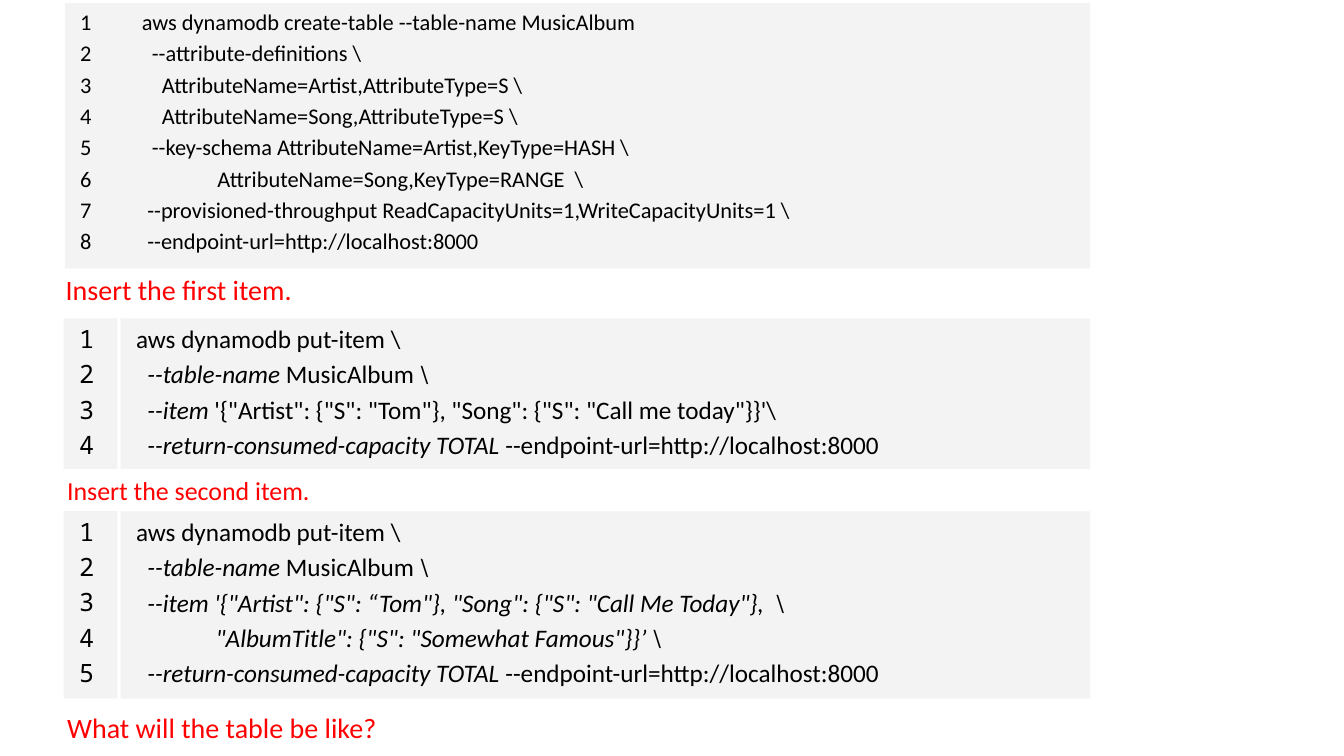
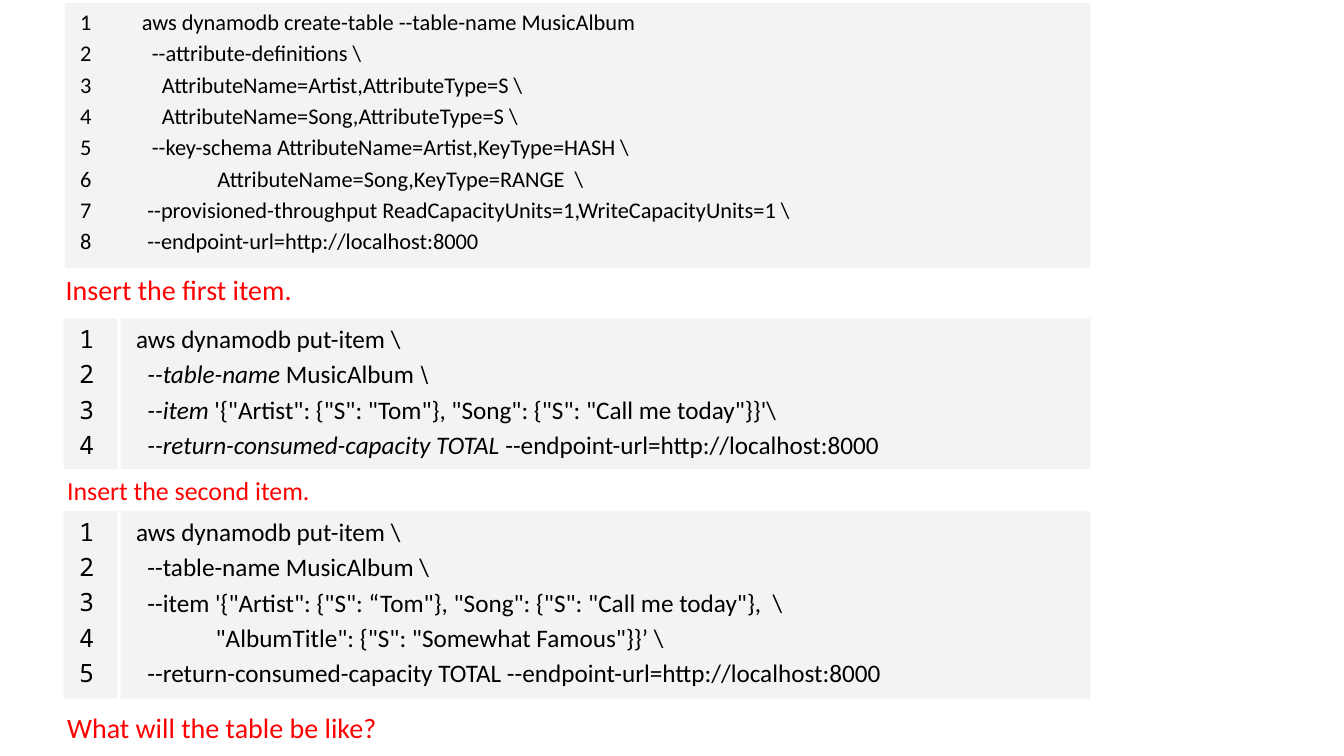
Before and after one commit to zhangzhics/CITS5503_Sem2, a slide deck: slide 35 of Live-lecture-slides/CITS5503IAM_week5.pptx. Drawn at 1344x756 pixels with LibreOffice and Linux fonts; fonts in the diff are those of the drawing. Boxes give left, top, right and bottom in pixels: in the first picture for what was removed or moved away, otherwise in the second. Text is boxed around its words. In the diff, an @@ line names an element or a change of style, - is before the commit and + after.

Commit message:
typos in week 5's slide

```diff
--- a/Live-lecture-slides/CITS5503IAM_week5.pptx
+++ b/Live-lecture-slides/CITS5503IAM_week5.pptx
@@ text in rectangle at (x1=147, y1=558, x2=880, y2=686): italic off in "--table-name \", ""AlbumTitle": {"S": "Somewhat Famous"}}’ \", "--return-consumed-capacity TOTAL" @@
@@ text in rectangle at (x1=147, y1=593, x2=761, y2=617): text changed; italic off @@
-    --item '{"Artist": {"S": “Tom"}, "Song": {"S": "Call Me Today"}, \
+    --item '{"Artist": {"S": “Tom"}, "Song": {"S": "Call me today"}, \
```
